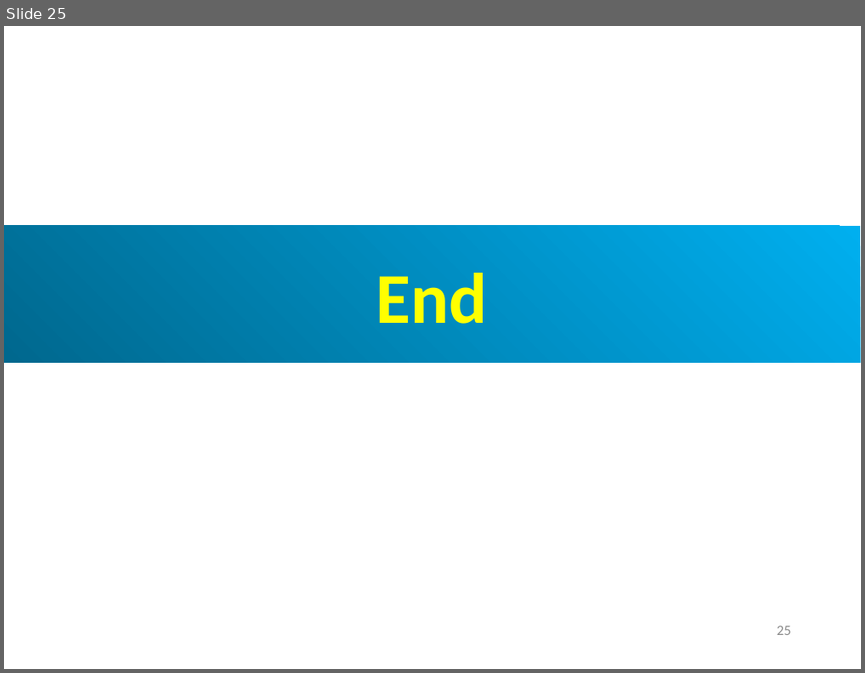
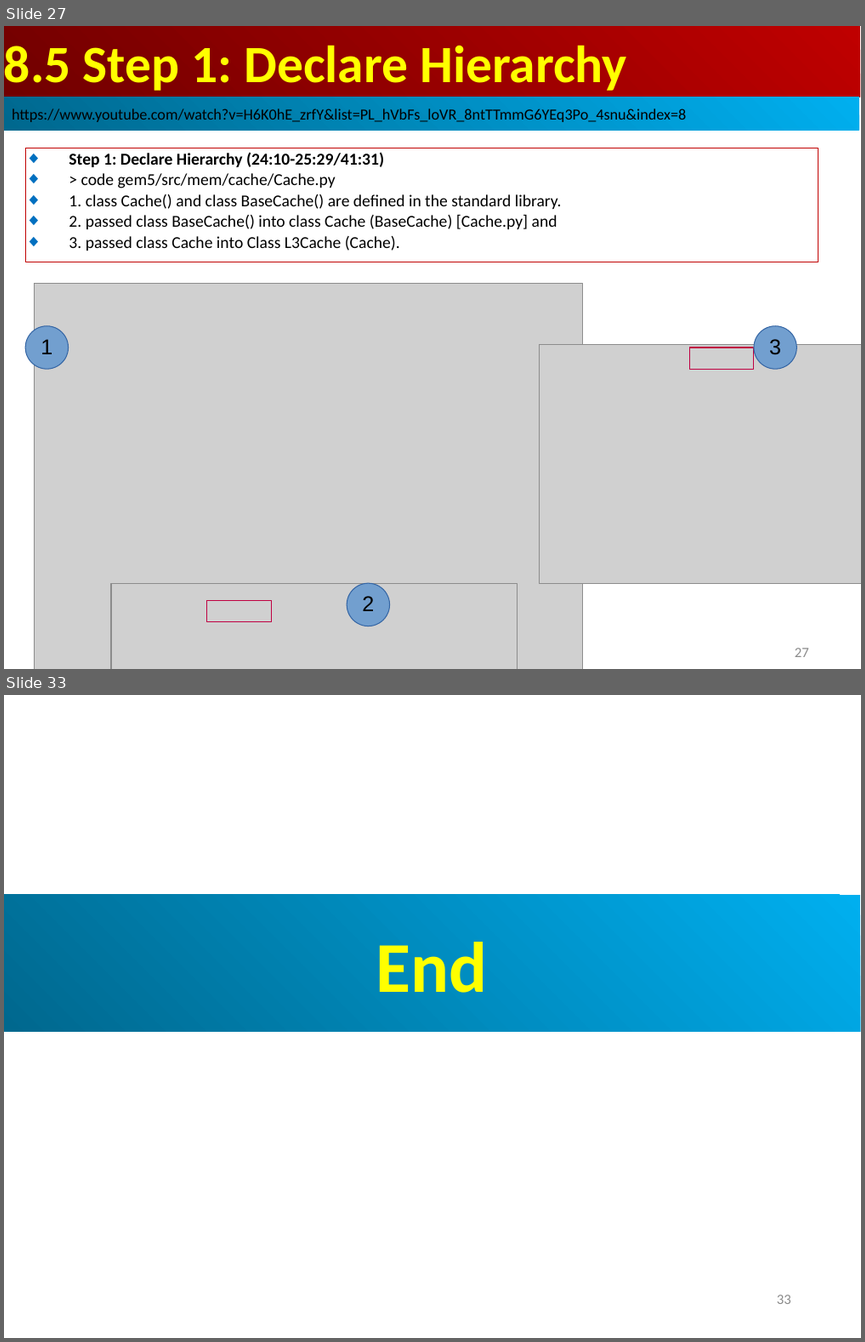
Before and after one commit to peterhchen/AIU_CS850_Gem5_McPAT, a slide deck: 050_Gem5/008.CacheMod/000_Video/008.CacheMod.ppt. Shown one above the other, each under a label of ours: slide 25 before the commit, slides 27 and 33 after it; the slides between them are not shown. The pictures are 865x673 and 865x1342 pixels, drawn with LibreOffice and Linux fonts; fonts in the diff are those of the drawing; grey boxes stand for pictures. Boxes give left, top, right and bottom in pixels: in the first picture for what was removed or moved away, otherwise in the second. Text is boxed around its words. In the diff, an @@ line names an element or a change of style, - is before the commit and + after.

```diff
--- a/050_Gem5/008.CacheMod/000_Video/008.CacheMod.ppt
+++ b/050_Gem5/008.CacheMod/000_Video/008.CacheMod.ppt
@@ slide 27 added at box(4, 26, 861, 669), background #FFFFFF @@
@@ rectangle added at box(4, 26, 860, 97), fill gradient #BF0000 to #710000, 44 pt, text #FFFF00, bold @@
+8.5 Step 1: Declare Hierarchy
@@ rectangle added at box(4, 97, 859, 131), fill gradient #00AFEF to #00688E, 13 pt, text #000000 @@
+https://www.youtube.com/watch?v=H6K0hE_zrfY&list=PL_hVbFs_loVR_8ntTTmmG6YEq3Po_4snu&index=8
@@ rectangle added at box(25, 148, 818, 261), outline #C00000 0.74 pt, 14 pt, text #000000 @@
+◆ Step 1: Declare Hierarchy (24:10-25:29/41:31)
+◆ > code gem5/src/mem/cache/Cache.py
+◆ 1. class Cache() and class BaseCache() are defined in the standard library.
+◆ 2. passed class BaseCache() into class Cache (BaseCache) [Cache.py] and
+◆ 3. passed class Cache into Class L3Cache (Cache).
@@ picture added at box(34, 283, 582, 669) @@
@@ ellipse added at box(25, 326, 69, 369), fill #729FCF, outline #3465A4 0.74 pt, 18 pt, text #000000 @@
+1
@@ ellipse added at box(754, 326, 796, 369), fill #729FCF, outline #3465A4 0.74 pt, 18 pt, text #000000 @@
+3
@@ picture added at box(540, 345, 861, 583) @@
@@ rectangle added at box(689, 347, 754, 369), outline #BF0041 0.74 pt @@
@@ picture added at box(111, 583, 517, 669) @@
@@ ellipse added at box(347, 583, 390, 626), fill #729FCF, outline #3465A4 0.74 pt, 18 pt, text #000000 @@
+2
@@ rectangle added at box(207, 600, 271, 622), outline #BF0041 0.74 pt @@
@@ page number added at box(794, 647, 809, 657), 12 pt, text #8B8B8B @@
+27
@@ what was slide 25 is now slide 33 @@
@@ page number at box(777, 1294, 791, 1304): text changed @@
-25
+33
```
Also in this commit, not shown: 1 slide changed, 7 other slides added.
